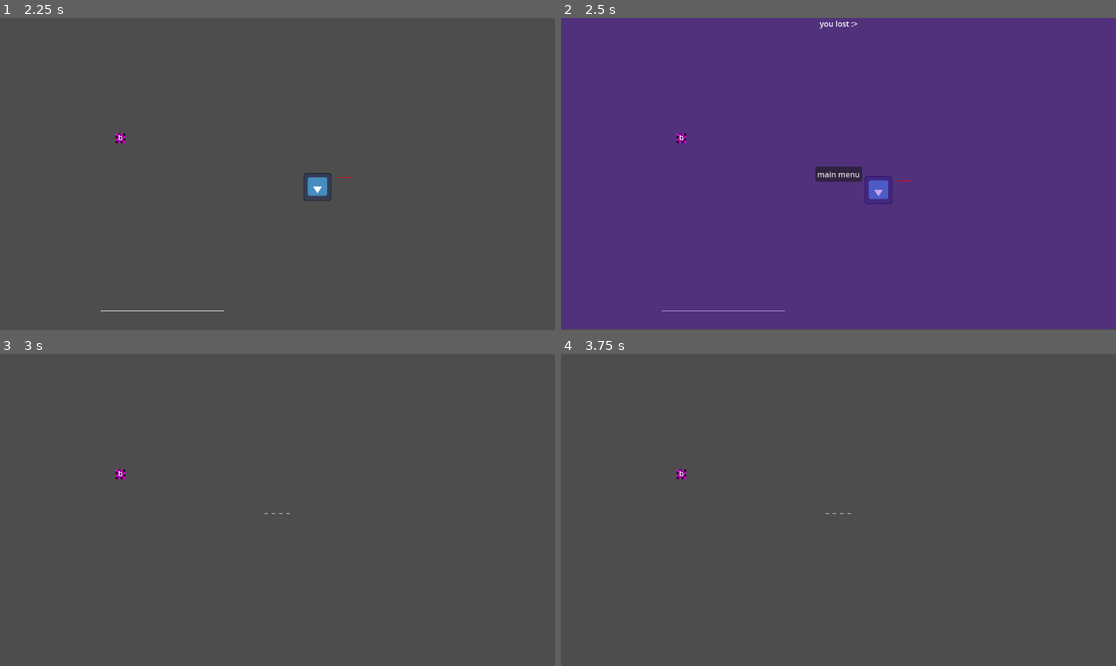
Above: before the commit, frames 1-4 (two rows, left to right).
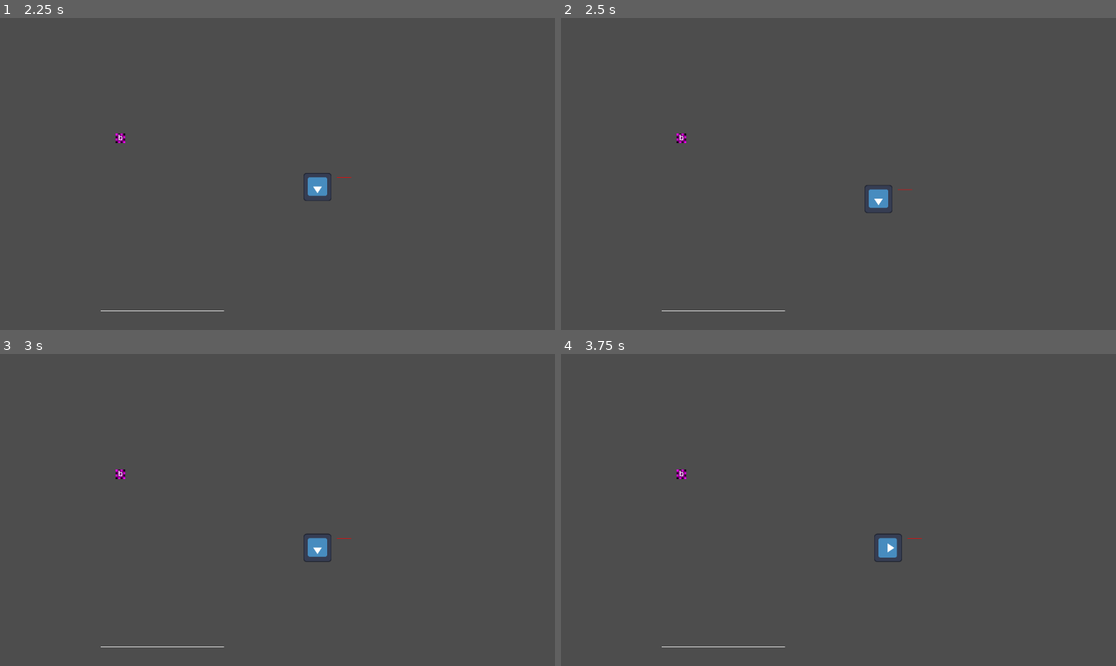
Above: after the commit, the same moments.

Repository: MagnusLucas/SpaceJam2025
Game: Godot game, scene res://UI/main_menu.tscn
Two runs of this game, one before a commit and one after it. Both use one fixed random seed, a clock stepped at 60 frames per second and the inputs below. The engine's default icon, where the game draws it, is replaced by a stand-in: a white triangle on a blue panel in a dark square.
Inputs (mouse positions are in pixels of both pictures, inside the frame that each line leads up to):
- Up to frame 1 (2.25 s): click "_ _ _ _" at 0.5 s; tap Enter at 1.25 s; hold D (move_right) 1.28-2.03 s; tap Q (clear_word) at 1.35 s; tap E (pick_terrain) at 1.55, 2.1 s; hold S (move_down) from 2.03 s (still down)
- Up to frame 2 (2.5 s): keep holding S (move_down); tap L at 2.3 s
- Up to frame 3 (3 s): release S (move_down) at 2.75 s; click (277, 510) at 2.75 s, where only the run before the commit has a clickable "main menu"
- Up to frame 4 (3.75 s): tap Space (catch_letter) at 3.5 s; hold D (move_right) from 3.53 s (still down); tap L at 3.6 s

Frame 1 is identical in both runs. In frame 2, 100% of the frame differs, in the area x 0-100%, y 0-100%; in frame 3, 0.3%; in frame 4, 0.3%.

Commit message:
Moving terrains

Diff:
--- a/Game/Map/Map.gd
+++ b/Game/Map/Map.gd
@@ -29,6 +29,13 @@
 		await get_tree().create_timer(0.2).timeout
 	Waves.wave1()
 
+func update_terrain(prev_pos : Vector2i, curr_pos : Vector2i, terrain : Terrain) -> void:
+	var atlas_coords = get_cell_atlas_coords(prev_pos)
+	set_cell(prev_pos)
+	set_cell(curr_pos, 0, atlas_coords)
+	terrains.erase(prev_pos)
+	terrains[curr_pos] = terrain
+	terrain.position = map_to_local(curr_pos)
 
 func add_terrain(terrain_name : String, info : Dictionary) -> void:
 	var terrain_position = local_to_map(player.position)
@@ -46,10 +53,7 @@
 	@warning_ignore("integer_division")
 	get_node("root/Game/TextureProgressBar").value = health / max_health * 100
 
-func _process(delta):
-	if Input.is_key_label_pressed(KEY_L):
-		lose()
+
 func lose():
 	get_tree().paused = true
 	$"../../LoseOverlay".show()
-	pass
--- a/Game/Objects/Terrain.gd
+++ b/Game/Objects/Terrain.gd
@@ -19,7 +19,6 @@
 @warning_ignore("shadowed_variable")
 static func new_terrain(used_name : String, effect : EffectType) -> Terrain:
 	var terrain = collision_scene.instantiate()
-	print_debug("this should be first")
 	for letter in used_name:
 		terrain.affected_letters[letter] = true
 	terrain.used_name = used_name
--- a/Game/Player/Player.gd
+++ b/Game/Player/Player.gd
@@ -5,6 +5,7 @@
 const MAX_SPEED : int = 100
 
 var terrain : Terrain
+var previous_position : Vector2i
 
 static func new_player():
 	return player_scene.instantiate()
@@ -34,6 +35,7 @@
 	return ""
 
 func _process(delta: float) -> void:
+	var map : Map = get_parent()
 	var move_direction : Vector2 = Vector2(0,0)
 	if Input.is_action_pressed("move_up"):
 		move_direction += Vector2.UP
@@ -45,7 +47,11 @@
 		move_direction += Vector2.RIGHT
 	if move_direction:
 		rotation = move_direction.angle() - Vector2.UP.angle()
+	previous_position = map.local_to_map(position)
 	position += move_direction * MAX_SPEED * delta
+
+	if previous_position != map.local_to_map(position) and terrain:
+		map.update_terrain(previous_position, map.local_to_map(position), terrain)
 
 	if Input.is_action_just_pressed("catch_letter"):
 		var letter = try_to_catch_letter()
@@ -53,14 +59,15 @@
 			get_node("/root/Game/Word").add_letter(letter)
 
 	if Input.is_action_just_pressed("clear_word"):
-		var map = get_parent()
 		if map.is_close_to_base(position):
 			get_node("/root/Game/Word").clear()
 
 	if Input.is_action_just_pressed("pick_terrain"):
-		var map : Map = get_parent()
-		if map.terrains.has(map.local_to_map(position)):
+		if !terrain and map.terrains.has(map.local_to_map(position)):
 			terrain = map.terrains[map.local_to_map(position)]
+		elif terrain:
+			map.update_terrain(previous_position, map.local_to_map(position), terrain)
+			terrain = null
 
 	$Node2D/TextureProgressBar.value = $Node2D/Timer.time_left/$Node2D/Timer.wait_time*100
 	$Node2D/TextureProgressBar.global_position = global_position + Vector2(40, -20)
